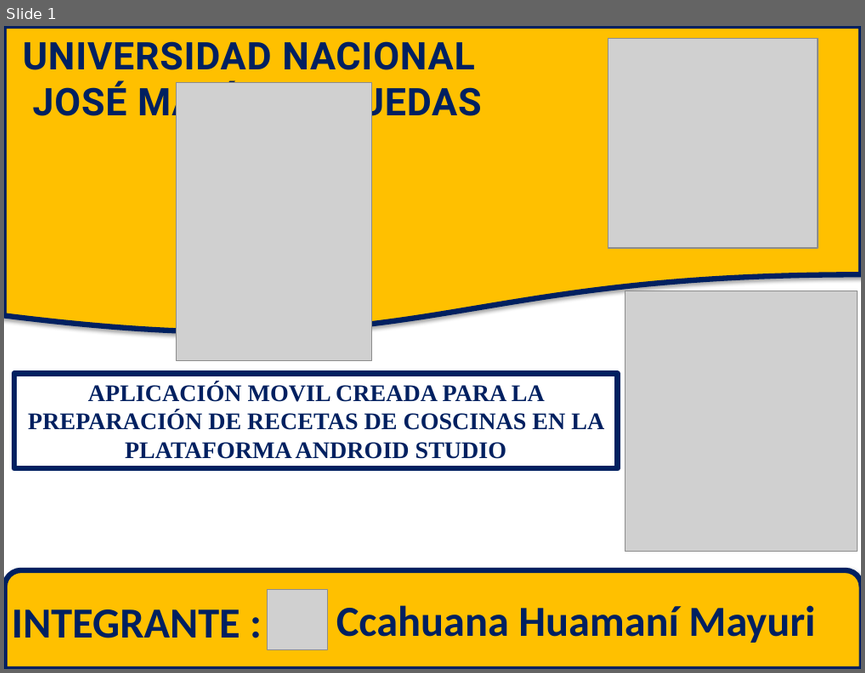
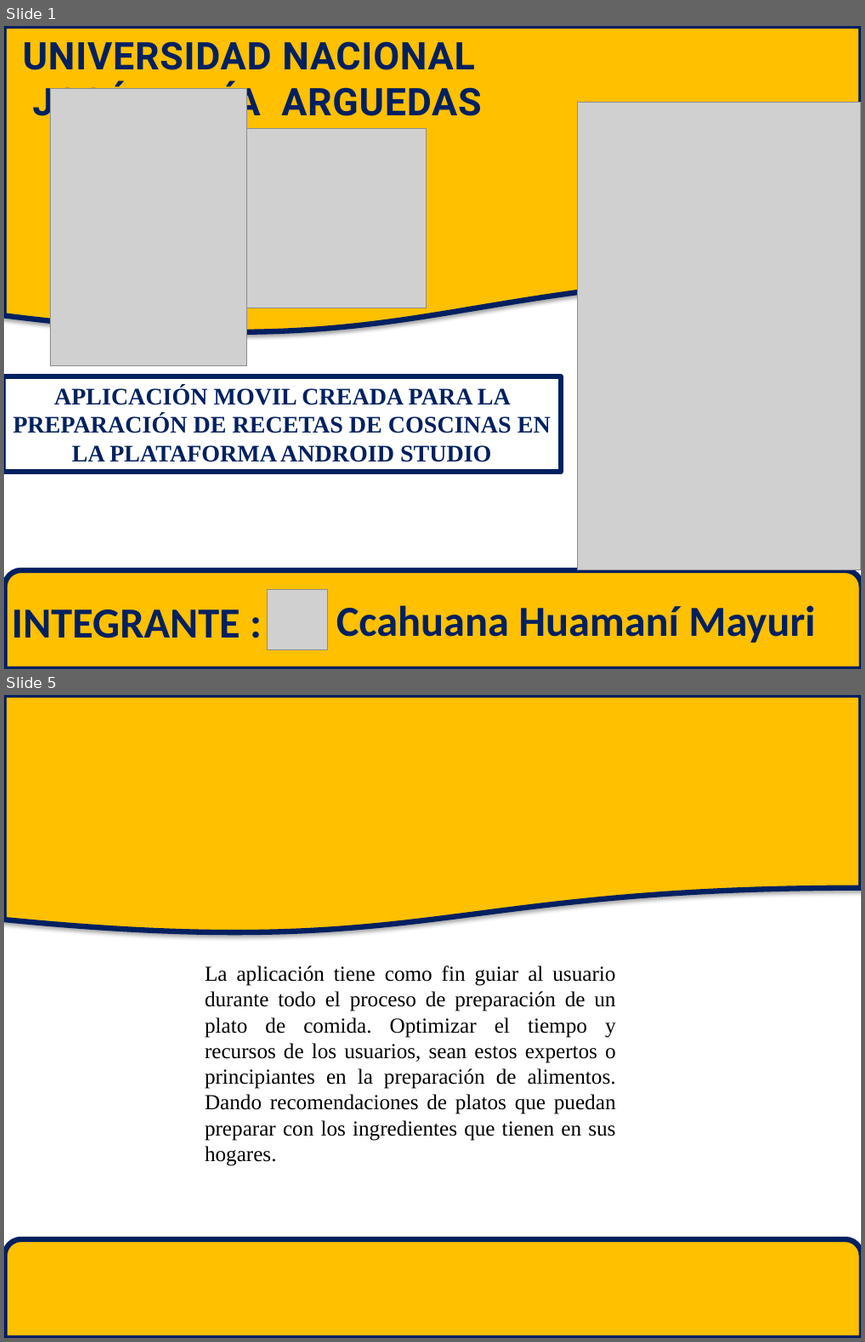
Before and after one commit to mayuri7/Requerimeintos, a slide deck: DOCUMENTACIÓN/APPRECETA.pptx. Shown one above the other, each under a label of ours: slide 1 before the commit, slides 1 and 5 after it; the slides between them are not shown. The pictures are 865x673 and 865x1342 pixels, drawn with LibreOffice and Linux fonts; fonts in the diff are those of the drawing; grey boxes stand for pictures. Boxes give left, top, right and bottom in pixels: in the first picture for what was removed or moved away, otherwise in the second. Text is boxed around its words. In the diff, an @@ line names an element or a change of style, - is before the commit and + after.

```diff
--- a/DOCUMENTACIÓN/APPRECETA.pptx
+++ b/DOCUMENTACIÓN/APPRECETA.pptx
@@ slide 5 added at bbox=[4, 695, 861, 1338], background #FFFFFF @@
@@ flow chart document added at bbox=[4, 695, 861, 936], fill #FFC000, outline #002060 4.5 pt @@
@@ text added at bbox=[205, 965, 616, 1166], 18 pt, text #000000 @@
+La aplicación tiene como fin guiar al usuario durante todo el proceso de preparación de un plato de comida. Optimizar el tiempo y recursos de los usuarios, sean estos expertos o principiantes en la preparación de alimentos. Dando recomendaciones de platos que puedan preparar con los ingredientes que tienen en sus hogares.
@@ round same rect added at bbox=[5, 1239, 861, 1338], fill #FFC000, outline #002060 4.5 pt @@
@@ slide 1 changed as well @@
@@ picture removed at bbox=[608, 38, 818, 248] @@
@@ picture: place and size @@
-picture at bbox=[177, 83, 372, 360]
+picture at bbox=[50, 89, 246, 366]
@@ picture added at bbox=[577, 102, 861, 569] @@
@@ picture added at bbox=[246, 129, 426, 308] @@
@@ picture removed at bbox=[625, 290, 857, 551] @@
@@ rectangle "APLICACIÓN MOVIL CREADA PARA LA ...": place and size @@
-rectangle "APLICACIÓN MOVIL CREADA PARA LA ..." at bbox=[14, 373, 618, 468]
+rectangle "APLICACIÓN MOVIL CREADA PARA LA ..." at bbox=[4, 376, 561, 471]
```
Also in this commit, not shown: 3 other slides added, 1 slide removed, 13 other files.
